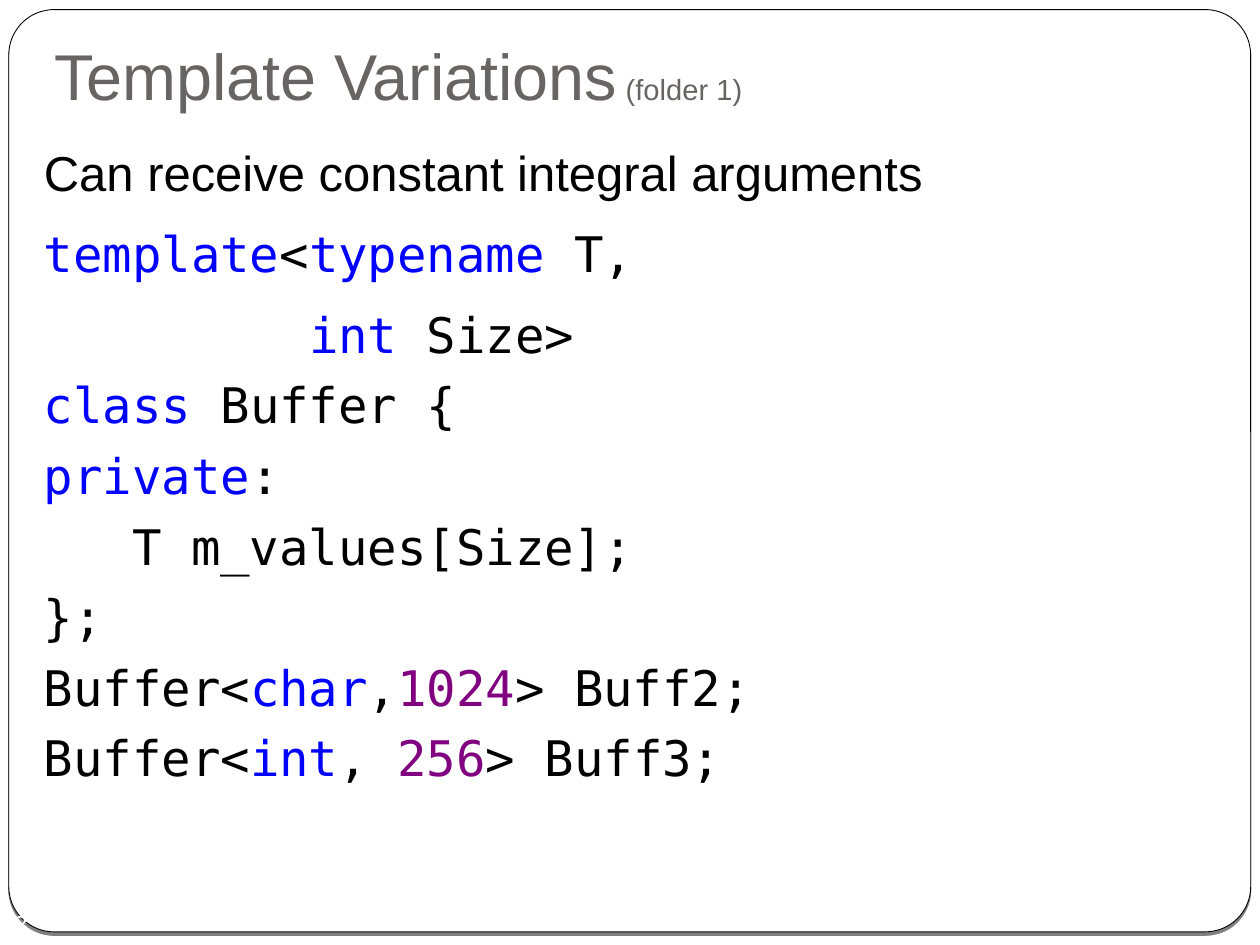
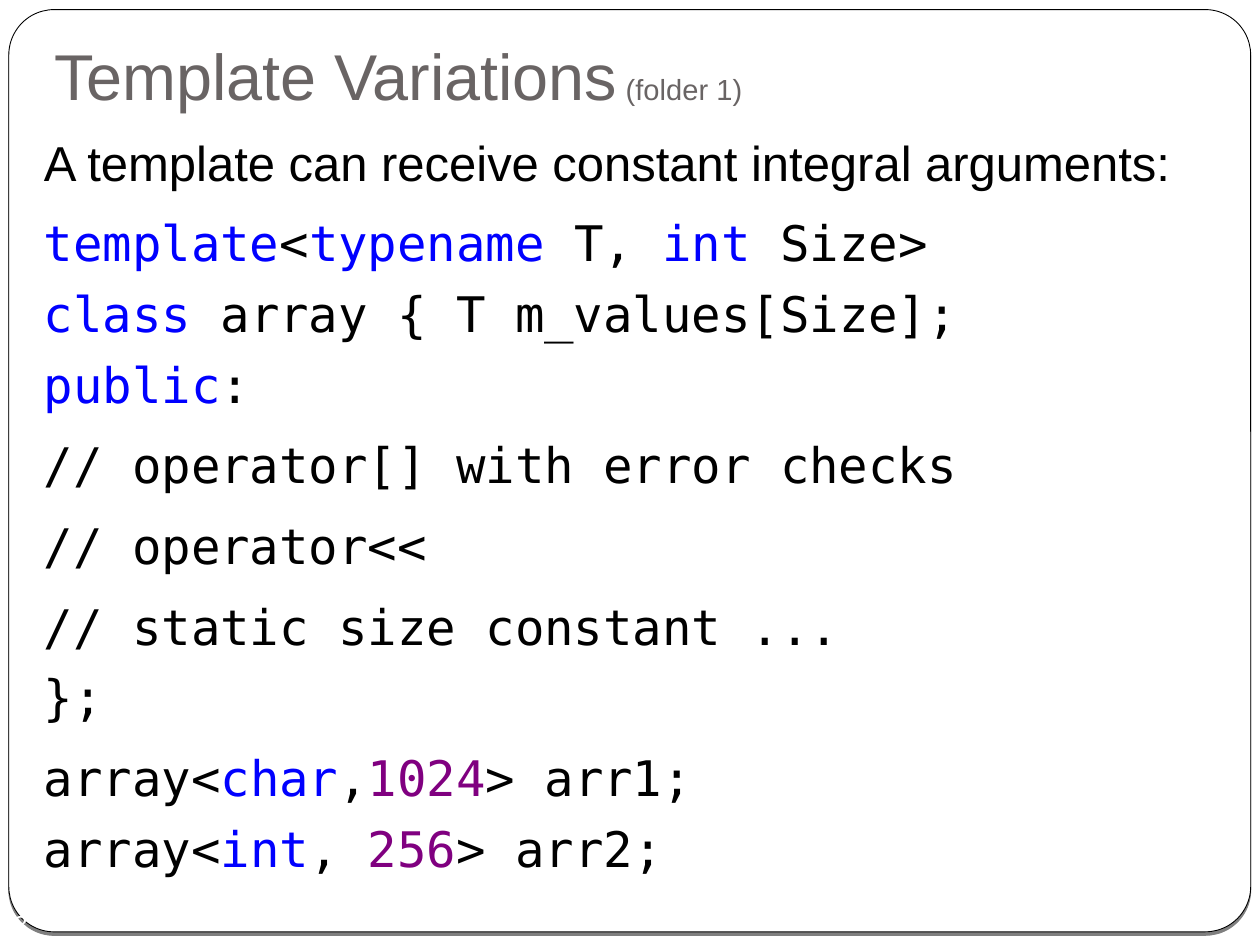
Before and after one commit to cpp-at-ariel/cpp-5779, a slide deck: slide 3 of 09-metaprogramming/slides.odp. Drawn at 1260x945 pixels with LibreOffice and Linux fonts; fonts in the diff are those of the drawing. Boxes give left, top, right and bottom in pixels: in the first picture for what was removed or moved away, otherwise in the second. Text is boxed around its words. In the diff, an @@ line names an element or a change of style, - is before the commit and + after.

Commit message:
organize template lessons

```diff
--- a/09-metaprogramming/slides.odp
+++ b/09-metaprogramming/slides.odp
@@ text at (44, 145, 1170, 878): text changed @@
-Can receive constant integral arguments
-template<typename T,
-int Size>
-class Buffer {
-private:
-T m_values[Size];
-};
-Buffer<char,1024> Buff2;
-Buffer<int, 256> Buff3;
+A template can receive constant integral arguments:
+template<typename T, int Size>
+class array { T m_values[Size];
+public:
+// operator[] with error checks
+// operator<<
+// static size constant ...
+};
+array<char,1024> arr1;
+array<int, 256> arr2;
```
Also in this commit, not shown: 10 other slides changed, 1 slide added, 1 slide removed, 16 other files.
